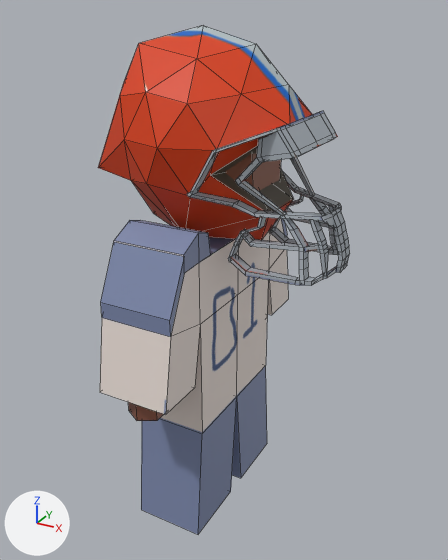
The Blender file files/person.blend as it was, and as the next commit left it.
Rendered twice from a 50 mm lens placed at (1.47, -2.49, 2.57), pointed at (0.1, 0.0, 1.32). Every picture has the same lights, and +X, +Y and +Z are marked at lower left. Mesh edges are drawn as thin lines.

The scene before the commit, as lines of its bpy script (objects in view):
```python
mat_material = principled_material('Material')
mat_material.texture = img_person_01
me_cube_006 = bpy.data.meshes.new('Cube.006')
me_cube_006.from_pydata(...)  # 578 vertices, 632 faces; spans x -0.49..0.72, y -0.67..0.65, z 0.07..2.5
me_cube_006.materials.append(mat_material)  # picture img_person_01
ob_kidb = bpy.data.objects.new('KidB', me_cube_006)
ob_kidb.location = (0.0, 0.0, 0.0)
```
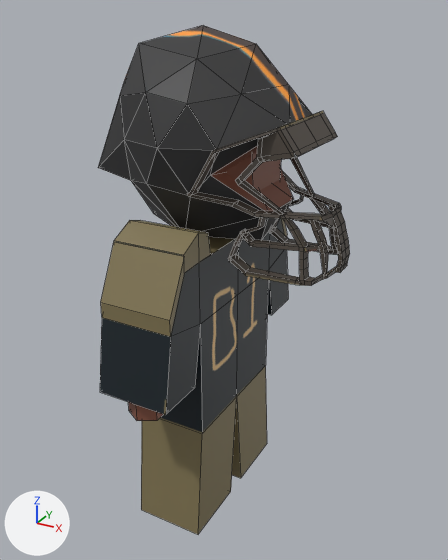
Scene script edits in JSON lines:
```json
{"op": "add", "block": "img_enemy_png", "code": ["img_enemy_png = load_image('Enemy.png', 'Enemy.png', 1024, 1024, 'sRGB')"]}
{"op": "set", "path": "mat_material.texture", "old": "img_person_01", "new": "img_enemy_png"}
```

What differs and where, as boxes [x1, y1, x2, y2] in the pictures (448 x 560 px):
```json
{"object": "KidB", "change": "surface changed", "before": [98, 26, 350, 534], "after": [98, 26, 350, 534]}
```
